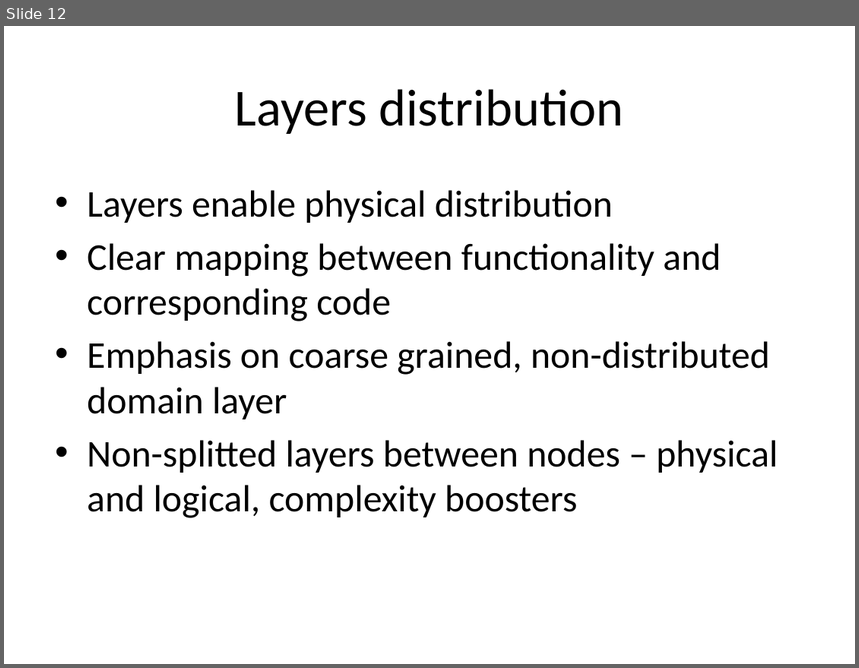
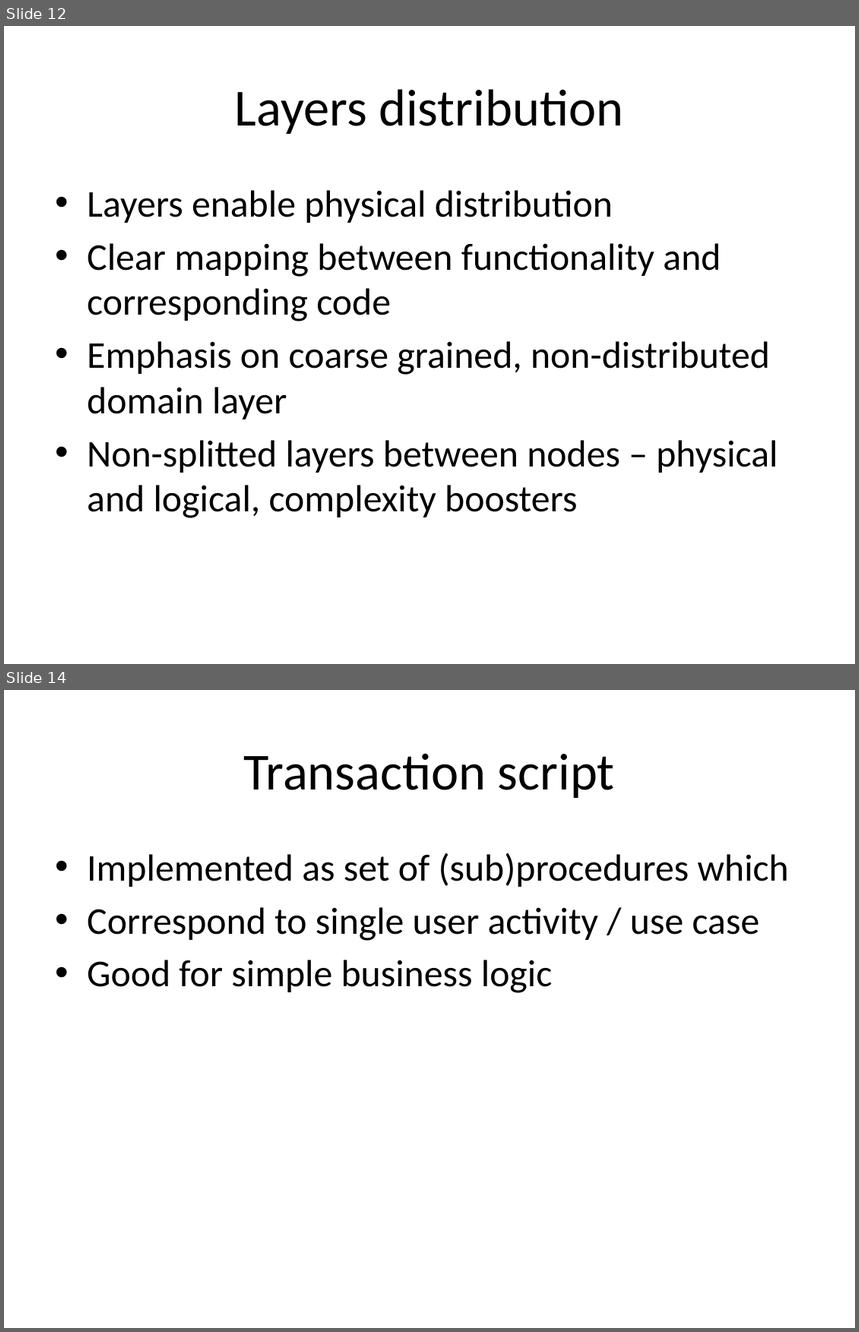
Before and after one commit to piotrcierpich/IntroToArchitecture, a slide deck: IntroToArchitecture.pptx. Shown one above the other, each under a label of ours: slide 12 before the commit, slides 12 and 14 after it; the slides between them are not shown. The pictures are 859x668 and 859x1332 pixels, drawn with LibreOffice and Linux fonts; fonts in the diff are those of the drawing. Boxes give left, top, right and bottom in pixels: in the first picture for what was removed or moved away, otherwise in the second. Text is boxed around its words. In the diff, an @@ line names an element or a change of style, - is before the commit and + after.

Commit message:
added domain logic part

```diff
--- a/IntroToArchitecture.pptx
+++ b/IntroToArchitecture.pptx
@@ slide 14 added at bbox=[4, 690, 855, 1328], background #FFFFFF @@
@@ title added at bbox=[244, 753, 615, 798], 44 pt, text #000000 @@
+Transaction script
@@ text added at bbox=[87, 853, 789, 993], 32 pt, text #000000 @@
+• Implemented as set of (sub)procedures which
+• Correspond to single user activity / use case
+• Good for simple business logic
```
Also in this commit, not shown: 4 other slides added, 1 other file.
